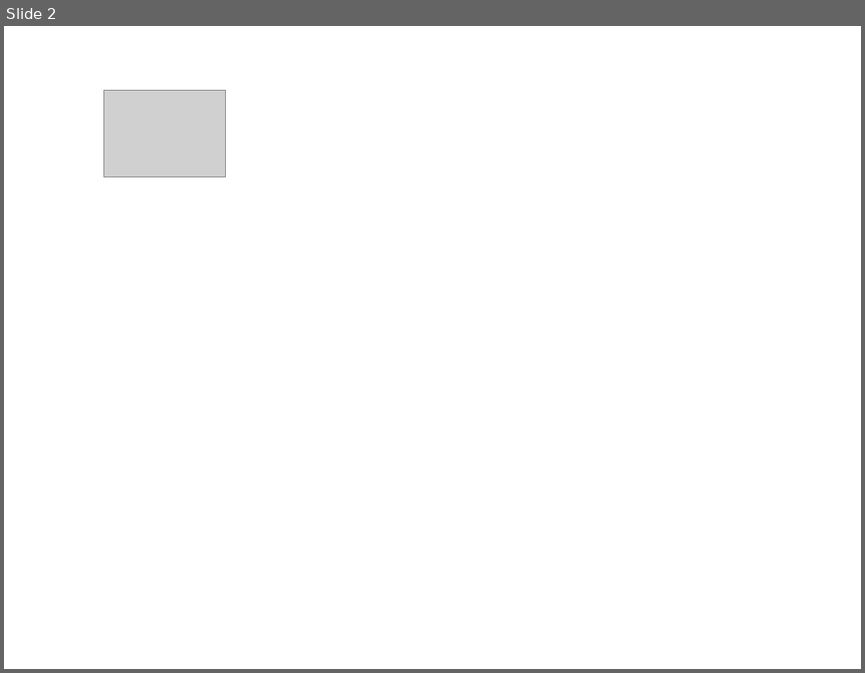
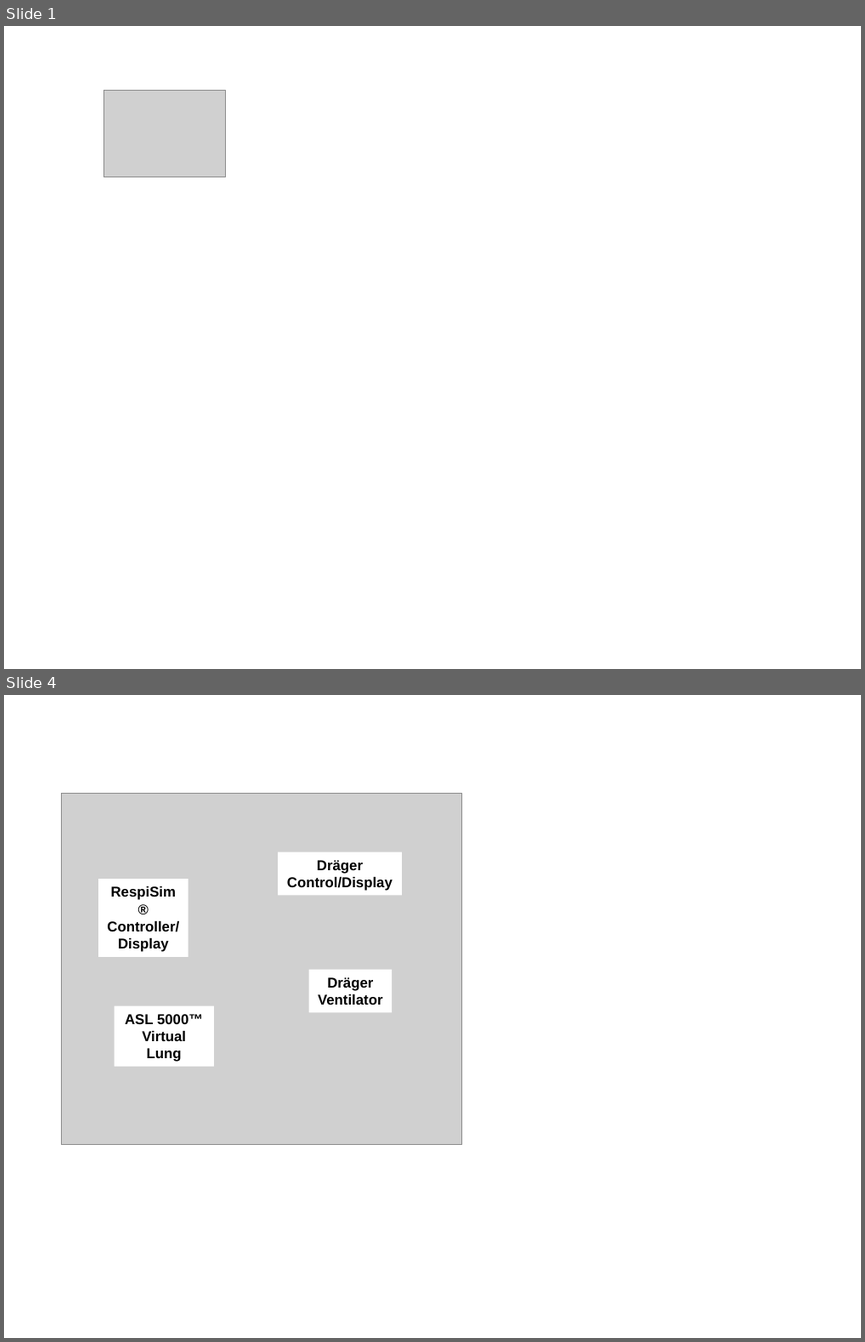
Before and after one commit to shawnhuyiwen/pulse, a slide deck: docs/Figures/MechanicalVentilatorWorking.pptx. Shown one above the other, each under a label of ours: slide 2 before the commit, slides 1 and 4 after it; the slides between them are not shown. The pictures are 865x673 and 865x1342 pixels, drawn with LibreOffice and Linux fonts; fonts in the diff are those of the drawing; grey boxes stand for pictures. Boxes give left, top, right and bottom in pixels: in the first picture for what was removed or moved away, otherwise in the second. Text is boxed around its words. In the diff, an @@ line names an element or a change of style, - is before the commit and + after.

Commit message:
Updated Mechanical Ventilator documentation.

```diff
--- a/docs/Figures/MechanicalVentilatorWorking.pptx
+++ b/docs/Figures/MechanicalVentilatorWorking.pptx
@@ slide 4 added at <box>4,695,861,1338</box>, background #FFFFFF @@
@@ picture added at <box>62,794,460,1145</box> @@
@@ rectangle added at <box>279,851,403,895</box>, fill #FFFFFF, 12 pt, text #000000, bold @@
+Dräger
+Control/Display
@@ rectangle added at <box>98,879,188,957</box>, fill #FFFFFF, 12 pt, text #000000, bold @@
+RespiSim® Controller/Display
@@ rectangle added at <box>309,970,392,1012</box>, fill #FFFFFF, 12 pt, text #000000, bold @@
+Dräger
+Ventilator
@@ rectangle added at <box>114,1006,214,1066</box>, fill #FFFFFF, 12 pt, text #000000, bold @@
+ASL 5000™
+Virtual Lung
@@ what was slide 2 is now slide 1 @@
```
Also in this commit, not shown: 4 other slides added, 1 slide removed, 6 other files.
